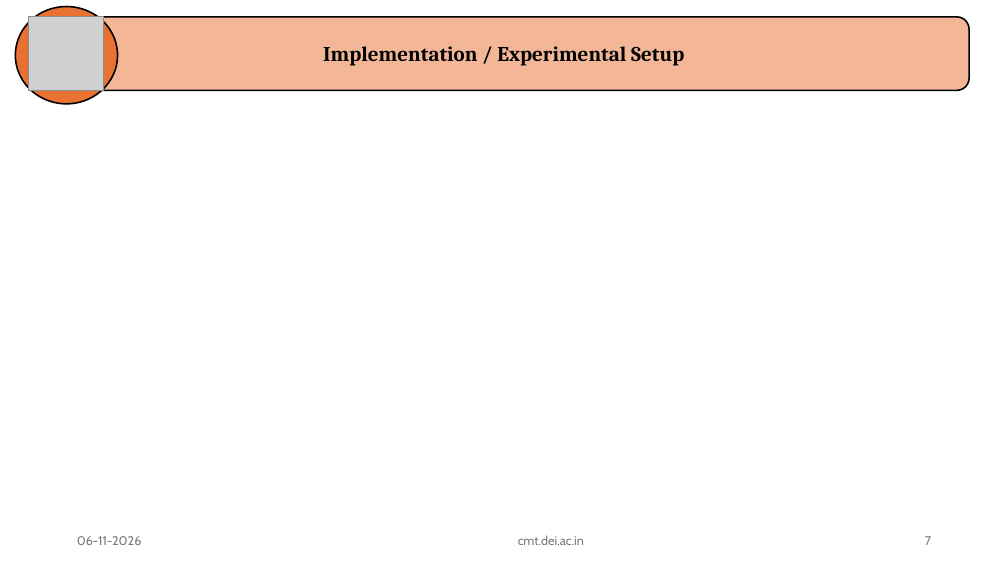
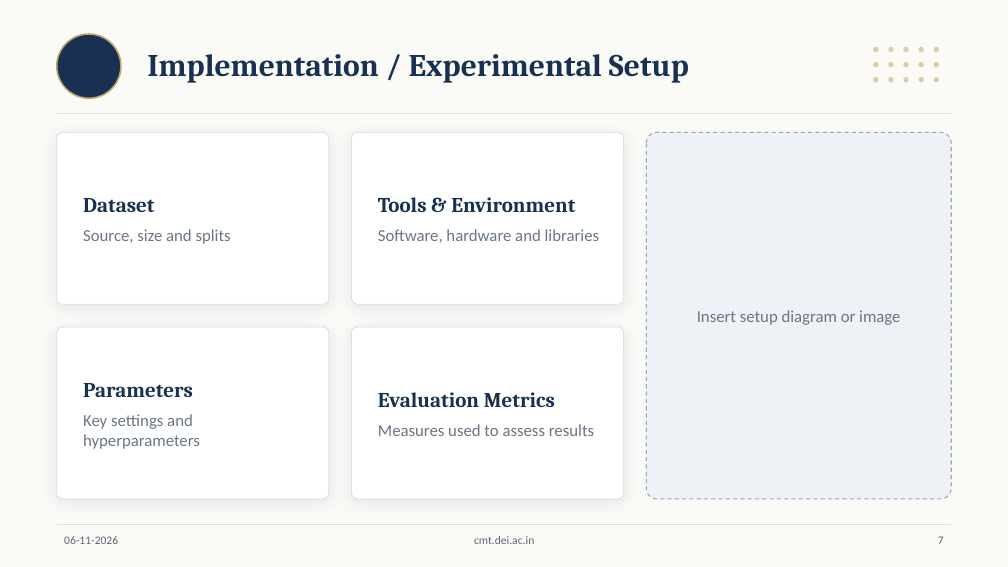
Before and after one commit to GurumaujSatsangi/ConfEase, a slide deck: slide 7 of public/OP_Template.pptx. Drawn at 1008x567 pixels with LibreOffice and Linux fonts; fonts in the diff are those of the drawing; grey boxes stand for pictures; background and template pictures are left out. Boxes give left, top, right and bottom in pixels: in the first picture for what was removed or moved away, otherwise in the second. Text is boxed around its words. In the diff, an @@ line names an element or a change of style, - is before the commit and + after.

```diff
--- a/public/OP_Template.pptx
+++ b/public/OP_Template.pptx
@@ background picture (left out) to #FAFAF7 @@
@@ ellipse removed at [15,7,117,104] @@
@@ picture removed at [29,16,104,90] @@
@@ rounded rectangle removed at [39,17,969,90] @@
@@ ellipse added at [57,34,121,98], fill #183153, outline #C6A56B 1.5 pt @@
@@ title "Implementation / Experimental Setup": place and size @@
-title "Implementation / Experimental Setup" at [323,46,684,66]
+title "Implementation / Experimental Setup" at [147,54,689,83]
@@ title "Implementation / Experimental Setup" at [147,54,689,83]: size 20 to 30 pt, text colour #000000 to #183153; alignment centre to left; vertical alignment bottom to middle @@
@@ group added at [873,47,939,82]: 15 ellipses @@
@@ line added from (57, 113) to (951, 113), #D9DEE6 0.75 pt @@
@@ rounded rectangle added at [57,132,329,304], fill #FFFFFF, outline #D9DEE6 0.75 pt @@
@@ rounded rectangle added at [352,132,624,304], fill #FFFFFF, outline #D9DEE6 0.75 pt @@
@@ rounded rectangle added at [647,132,951,499], fill #EEF1F5, outline #9AA5B5 1 pt dashed, 16 pt, text #6B7685 @@
+Insert setup diagram or image
@@ text added at [83,198,231,244], 16 pt, text #6B7685 @@
+Dataset
+Source, size and splits
@@ text added at [378,197,600,243], 16 pt, text #6B7685 @@
+Tools & Environment
+Software, hardware and libraries
@@ rounded rectangle added at [57,327,329,499], fill #FFFFFF, outline #D9DEE6 0.75 pt @@
@@ rounded rectangle added at [352,327,624,499], fill #FFFFFF, outline #D9DEE6 0.75 pt @@
@@ text added at [83,383,200,449], 16 pt, text #6B7685 @@
+Parameters
+Key settings and hyperparameters
@@ text added at [378,392,594,436], 16 pt, text #6B7685 @@
+Evaluation Metrics
+Measures used to assess results
@@ text "06-11-2026": place and size @@
-text "06-11-2026" at [77,536,142,545]
+text "06-11-2026" at [64,536,118,544]
@@ line added from (57, 524) to (951, 524), #D9DEE6 0.75 pt @@
@@ size 12 to 11 pt, font Cabin to Calibri, text colour #797979 to #5B6574 in 3 elements at [938,536,944,544], [64,536,118,544], [474,536,534,544] @@
@@ text "cmt.dei.ac.in": place and size @@
-text "cmt.dei.ac.in" at [518,535,584,545]
+text "cmt.dei.ac.in" at [474,536,534,544]
@@ page number: place and size @@
-page number at [925,536,931,545]
+page number at [938,536,944,544]
```
Also in this commit, not shown: 9 other slides changed, 2 other files.
